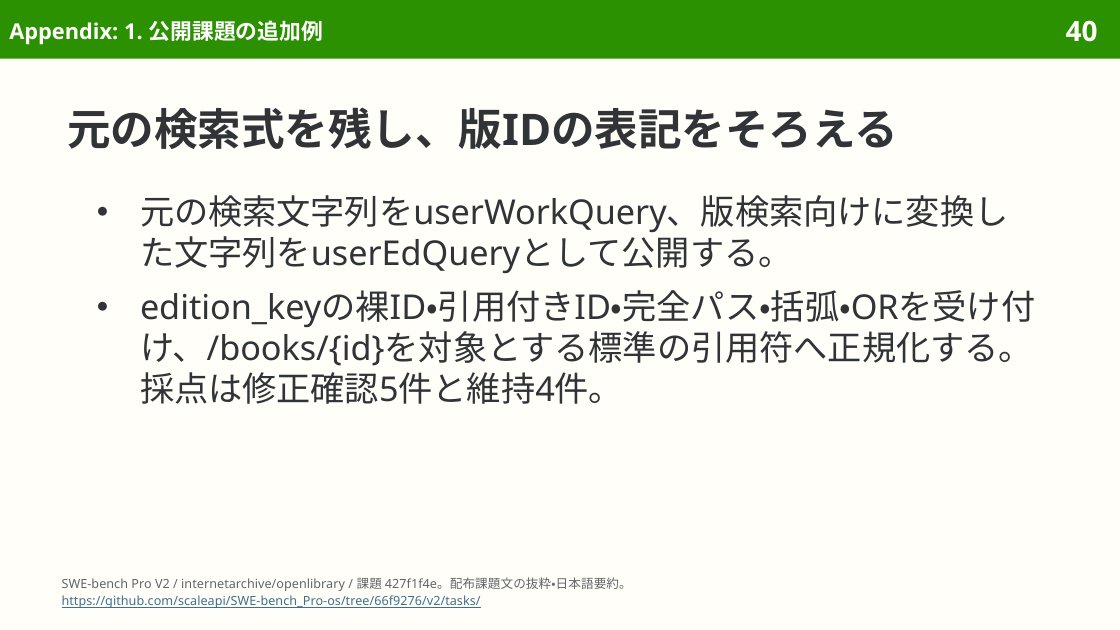
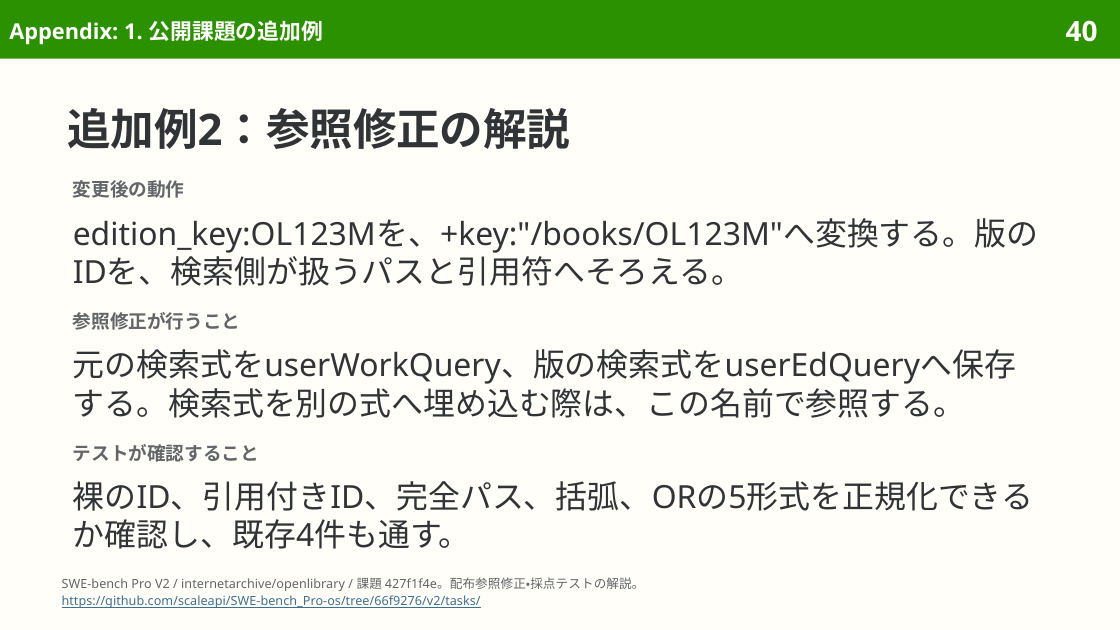
Before and after one commit to sasakiy84/datasets-in-10-minutes, a slide deck: slide 40 of slides/datasets-in-10-minutes-swe-bench-pro.pptx. Drawn at 1120x630 pixels with LibreOffice and Linux fonts; fonts in the diff are those of the drawing. Boxes give left, top, right and bottom in pixels: in the first picture for what was removed or moved away, otherwise in the second. Text is boxed around its words. In the diff, an @@ line names an element or a change of style, - is before the commit and + after.

Commit message:
Clarify SWE-bench Pro example solutions and tighten layouts

```diff
--- a/slides/datasets-in-10-minutes-swe-bench-pro.pptx
+++ b/slides/datasets-in-10-minutes-swe-bench-pro.pptx
@@ title at [67,108,570,149]: text changed @@
-元の検索式を残し、版IDの表記をそろえる
+追加例2：参照修正の解説
@@ text added at [73,180,185,198], 12 pt, text #626669, bold @@
+変更後の動作
@@ text removed at [140,195,1035,404] @@
-● 元の検索文字列をuserWorkQuery、版検索向けに変換した文字列をuserEdQueryとして公開する。
-● edition_keyの裸ID・引用付きID・完全パス・括弧・ORを受け付け、/books/{id}を対象とする標準の引用符へ正規化する。採点は修正確認5件と維持4件。
@@ text added at [73,218,1039,286], 20.5 pt, text #303437 @@
+edition_key:OL123Mを、+key:"/books/OL123M"へ変換する。版のIDを、検索側が扱うパスと引用符へそろえる。
@@ text added at [73,312,241,330], 12 pt, text #626669, bold @@
+参照修正が行うこと
@@ text added at [73,349,1016,418], 20.5 pt, text #303437 @@
+元の検索式をuserWorkQuery、版の検索式をuserEdQueryへ保存する。検索式を別の式へ埋め込む際は、この名前で参照する。
@@ text added at [73,444,259,462], 12 pt, text #626669, bold @@
+テストが確認すること
@@ text added at [73,481,1033,549], 20.5 pt, text #303437 @@
+裸のID、引用付きID、完全パス、括弧、ORの5形式を正規化できるか確認し、既存4件も通す。
@@ text at [62,577,644,591]: text changed @@
-SWE-bench Pro V2 / internetarchive/openlibrary / 課題 427f1f4e。配布課題文の抜粋・日本語要約。
+SWE-bench Pro V2 / internetarchive/openlibrary / 課題 427f1f4e。配布参照修正・採点テストの解説。
```
Also in this commit, not shown: 26 other slides changed, 3 other files.
